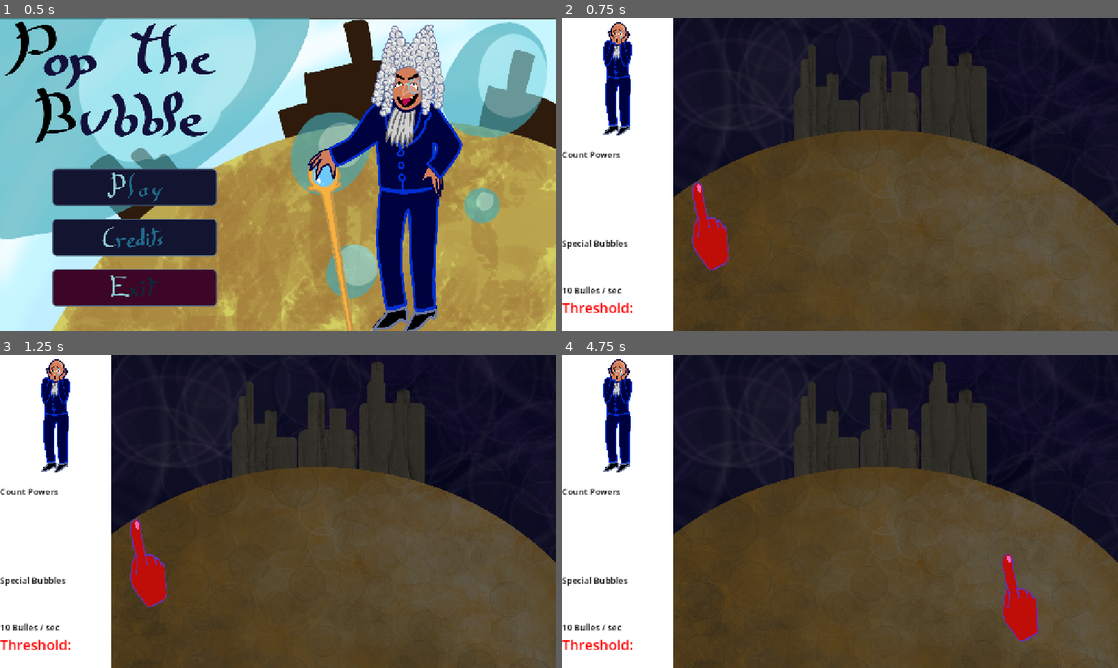
Above: before the commit, frames 1-4 (two rows, left to right).
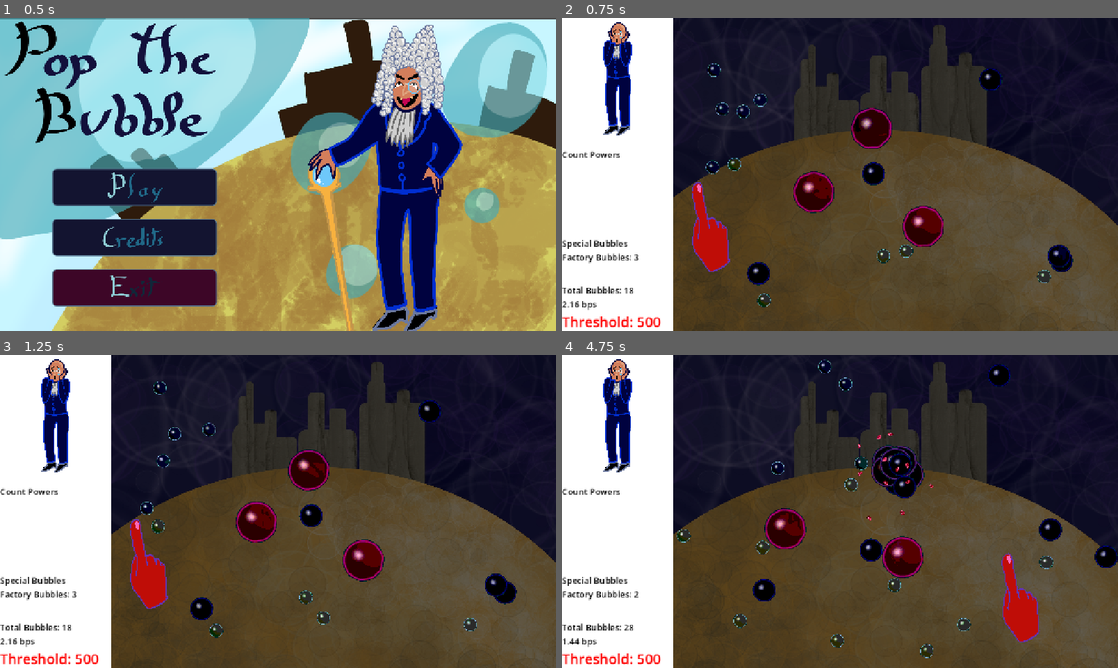
Above: after the commit, the same moments.

Repository: Isaac-SOL/Pop-the-Bubble
Game: Godot game, scene res://scenes/level/main_menu.tscn
Two runs of this game, one before a commit and one after it. Both use one fixed random seed, a clock stepped at 60 frames per second and the inputs below.
Inputs (mouse positions are in pixels of both pictures, inside the frame that each line leads up to):
- Up to frame 1 (0.5 s): no input
- Up to frame 2 (0.75 s): click (695, 187) at 0.5 s
- Up to frame 3 (1.25 s): no input
- Up to frame 4 (4.75 s): move the mouse to (962, 495) at 1.27 s; press the mouse at (962, 495) at 1.28 s; release the mouse at (962, 495) at 2 s; drag from (728, 527) to (606, 511) at 2.02 s; move the mouse to (895, 442) at 2.77 s; press the mouse at (895, 442) at 2.78 s; release the mouse at (895, 442) at 3.5 s; drag from (812, 574) to (895, 445) at 3.52 s; move the mouse to (1006, 558) at 4.27 s; press the mouse at (1006, 558) at 4.28 s

Frame 1 is identical in both runs. In frame 2, 5.2% of the frame differs, in the area x 0-92%, y 14-99%; in frame 3, 5.3%; in frame 4, 6.0%, in the area x 0-100%, y 1-99%.
Error before the commit: Parse Error: Identifier "all_bubbles" not declared in the current scope. (res://scripts/level/main.gd:49)

Commit message:
Ini spawn var

Diff:
--- a/scripts/level/main.gd
+++ b/scripts/level/main.gd
@@ -19,6 +19,7 @@
 
 @export var lose_threshold: int = 200
 @export var bbl_lvl_value = {0:0, 1:2, 2:12, 3:75, 4: 160}
+var ini_spawn_bylvl = [10,5,2,3] #Nombre de bulles initiales
 
 var spawn_rect: Rect2
 
@@ -46,9 +47,9 @@
 		check_lose()
 
 func update_bubble_count()-> void:
-	%LabelBubbles.text = "%d bubbles" % all_bubbles.size()
+	%LabelBubbles.text = "%d bubbles" % Global.all_bubbles.size()
 	Global.bubble_per_seconds = 0.
-	for b: Bubble in all_bubbles:
+	for b: Bubble in Global.all_bubbles:
 		if b is BubbleSpawner:
 			Global.bubble_per_seconds += b.taux_de_spawn /100. * 1./b.timer.wait_time
 	%LabelBubblesPerSec.text = "%.2f bps" % Global.bubble_per_seconds
@@ -68,10 +69,11 @@
 			PowerManager.phase_powers = [PowerManager.BUBBLE_SPECULATIVE, PowerManager.BUBBLE_METAVERSE, PowerManager.BUBBLE_STONK, PowerManager.BUBBLE_FACTORY, PowerManager.BUBBLE_STORM, PowerManager.BUBBLE_GPT]
 			count.animated_sprite_2d.sprite_frames = count.COUNT_SURPRIS_FRAMES
 			background.texture = PLANETE_BUBBLE_SECHE_USINE
-			spawn_bubble(Util.rand_in_rectangle(spawn_rect), 0, 10)
-			spawn_bubble(Util.rand_in_rectangle(spawn_rect), 1, 5)
-			spawn_bubble(Util.rand_in_rectangle(spawn_rect), 2, 2)
-			spawn_bubble(Util.rand_in_rectangle(spawn_rect), 3, 3, BUBBLE_SPAWNER)
+			for lvl in range(3-1):
+				for i in range(ini_spawn_bylvl[lvl]):
+					spawn_bubble(Util.rand_in_rectangle(spawn_rect), lvl, 1)
+			for i in range(ini_spawn_bylvl[3]):
+				spawn_bubble(Util.rand_in_rectangle(spawn_rect), 3, 1, BUBBLE_SPAWNER)
 		1:
 			PowerManager.phase_powers = [PowerManager.BUBBLE_FACTORY, PowerManager.BUBBLE_STORM, PowerManager.BUBBLE_GPT]
 			count.animated_sprite_2d.sprite_frames = count.COUNT_ENERVE_FRAMES
